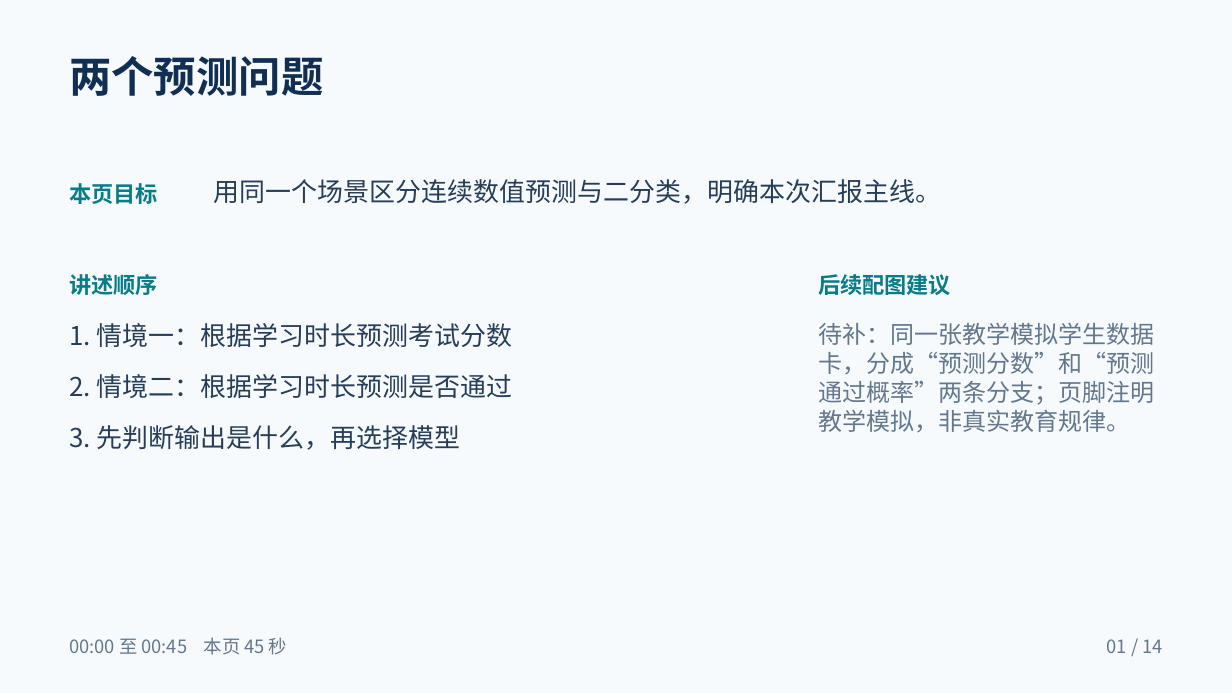
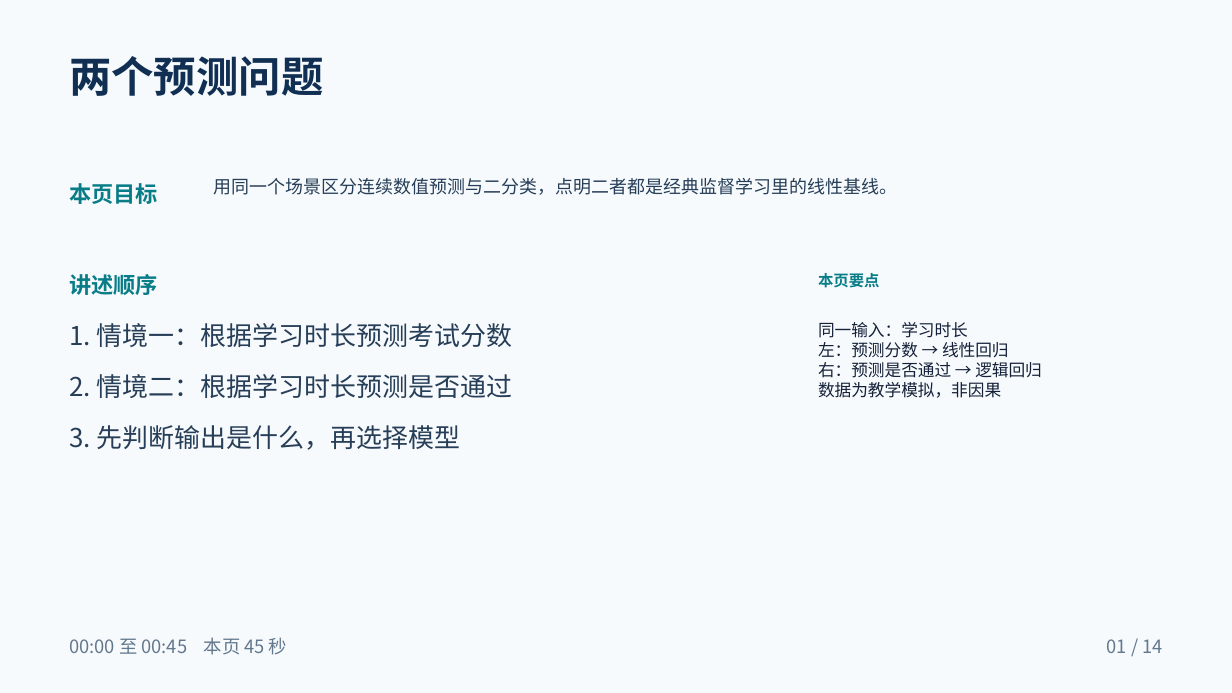
Before and after one commit to TOMBOSS885/AI-pre, a slide deck: slide 1 of downloads/线性回归与逻辑回归_PPT大纲.pptx. Drawn at 1232x693 pixels with LibreOffice and Linux fonts; fonts in the diff are those of the drawing. Boxes give left, top, right and bottom in pixels: in the first picture for what was removed or moved away, otherwise in the second. Text is boxed around its words. In the diff, an @@ line names an element or a change of style, - is before the commit and + after.

```diff
--- a/downloads/线性回归与逻辑回归_PPT大纲.pptx
+++ b/downloads/线性回归与逻辑回归_PPT大纲.pptx
@@ text at [214, 178, 898, 195]: text changed; size 20.2 to 14 pt @@
-用同一个场景区分连续数值预测与二分类，明确本次汇报主线。
+用同一个场景区分连续数值预测与二分类，点明二者都是经典监督学习里的线性基线。
@@ text at [818, 273, 880, 288]: text changed; size 17.2 to 12 pt @@
-后续配图建议
+本页要点
@@ text at [818, 322, 1042, 398]: text changed; size 18.8 to 13 pt; text colour #63788D to #152139 @@
-待补：同一张教学模拟学生数据
-卡，分成“预测分数”和“预测
-通过概率”两条分支；页脚注明
-教学模拟，非真实教育规律。
+同一输入：学习时长
+左：预测分数 → 线性回归
+右：预测是否通过 → 逻辑回归
+数据为教学模拟，非因果
```
Also in this commit, not shown: 13 other slides changed, 9 other files.
